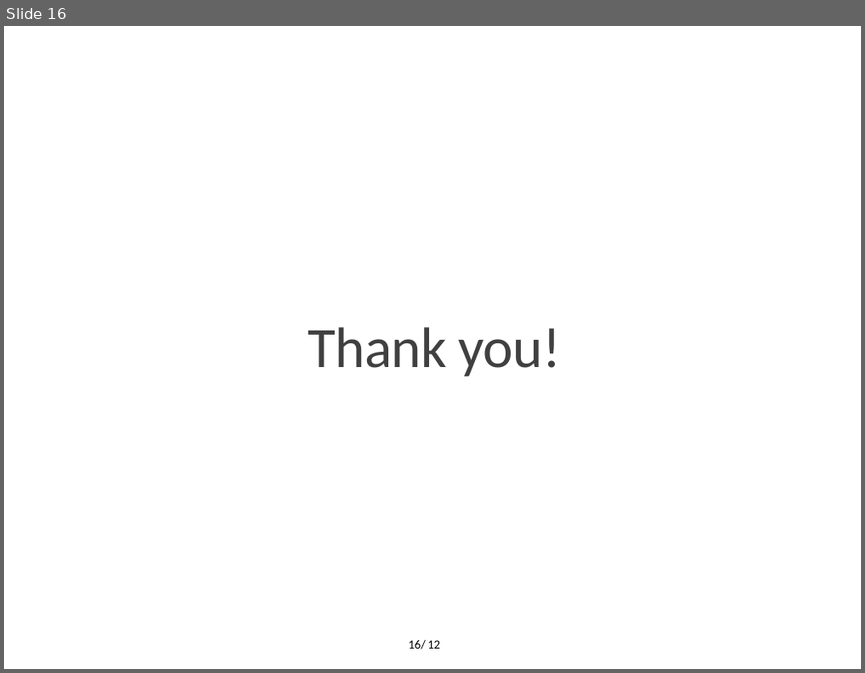
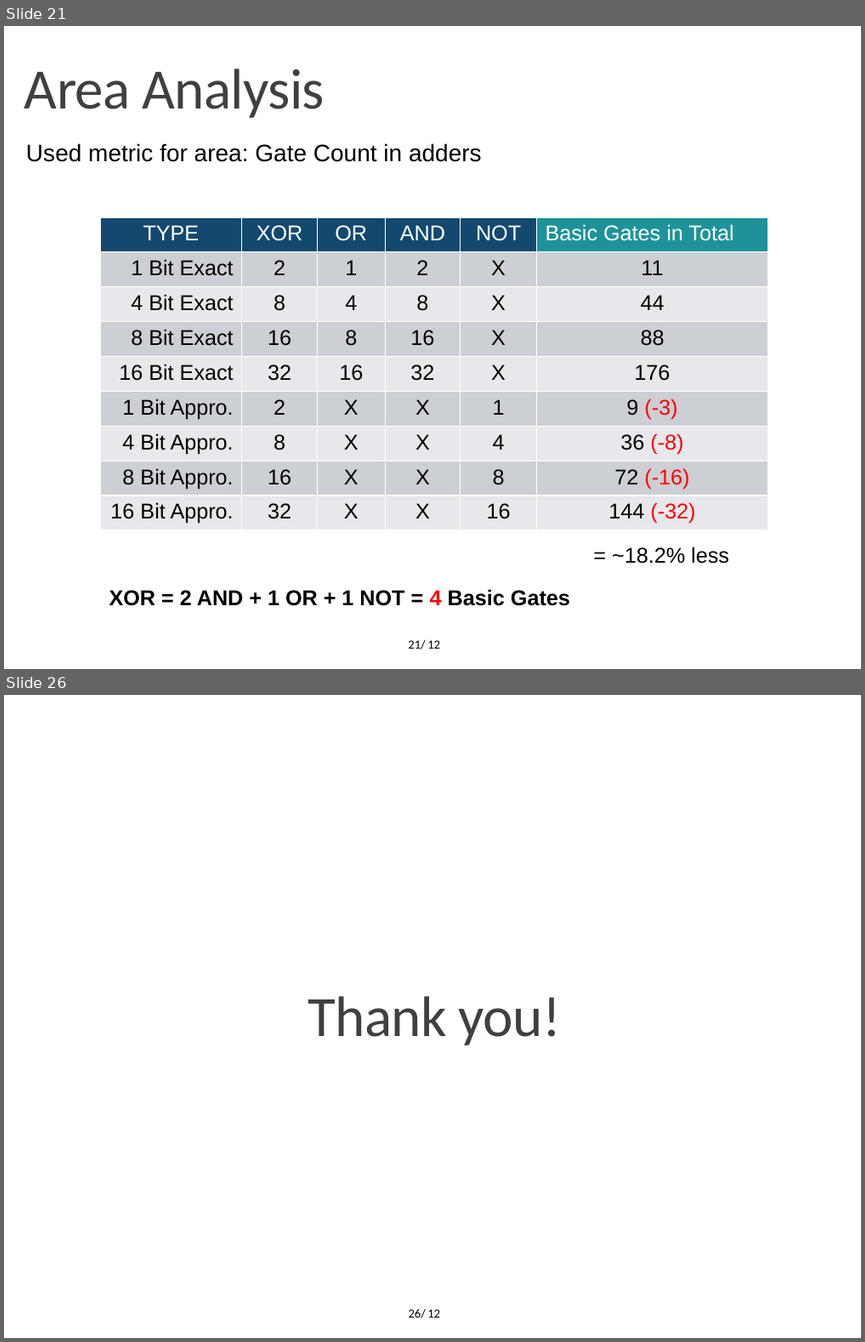
Before and after one commit to OrionLightning/Approximate-Circuit, a slide deck: Presentation Slides/Second Midterm (11-01-2022)/Midterm 11-01-2022.pptx. Shown one above the other, each under a label of ours: slide 16 before the commit, slides 21 and 26 after it; the slides between them are not shown. The pictures are 865x673 and 865x1342 pixels, drawn with LibreOffice and Linux fonts; fonts in the diff are those of the drawing; background and template pictures are left out. Boxes give left, top, right and bottom in pixels: in the first picture for what was removed or moved away, otherwise in the second. Text is boxed around its words. In the diff, an @@ line names an element or a change of style, - is before the commit and + after.

```diff
--- a/Presentation Slides/Second Midterm (11-01-2022)/Midterm 11-01-2022.pptx
+++ b/Presentation Slides/Second Midterm (11-01-2022)/Midterm 11-01-2022.pptx
@@ slide 21 added at bbox=[4, 26, 861, 669], background #FFFFFF; not listed: 1 template element that a slide beside it also shows @@
@@ text added at bbox=[24, 68, 324, 118], 48 pt, text #404040 @@
+Area Analysis
@@ text added at bbox=[26, 143, 482, 162], 20 pt, text #000000 @@
+Used metric for area: Gate Count in adders
@@ table added at bbox=[100, 217, 767, 530], 9 rows, 6 columns @@
+TYPE | XOR | OR | AND | NOT | Basic Gates in Total
+1 Bit Exact | 2 | 1 | 2 | X | 11
+4 Bit Exact | 8 | 4 | 8 | X | 44
+8 Bit Exact | 16 | 8 | 16 | X | 88
+16 Bit Exact | 32 | 16 | 32 | X | 176
+1 Bit Appro. | 2 | X | X | 1 | 9 (-3)
+4 Bit Appro. | 8 | X | X | 4 | 36 (-8)
+8 Bit Appro. | 16 | X | X | 8 | 72 (-16)
+16 Bit Appro. | 32 | X | X | 16 | 144 (-32)
@@ text added at bbox=[612, 546, 729, 563], 18 pt, text #000000 @@
+= ~18.2% less
@@ text added at bbox=[109, 589, 570, 606], 18 pt, text #000000, bold @@
+XOR = 2 AND + 1 OR + 1 NOT = 4 Basic Gates
@@ page number added at bbox=[408, 640, 425, 649], 10.5 pt, text #000000 @@
+21/
@@ what was slide 16 is now slide 26 @@
@@ page number at bbox=[409, 1308, 426, 1318]: text changed @@
-16/
+26/
```
Also in this commit, not shown: 6 slides changed, 11 other slides added, 2 slides removed, 2 other files.
